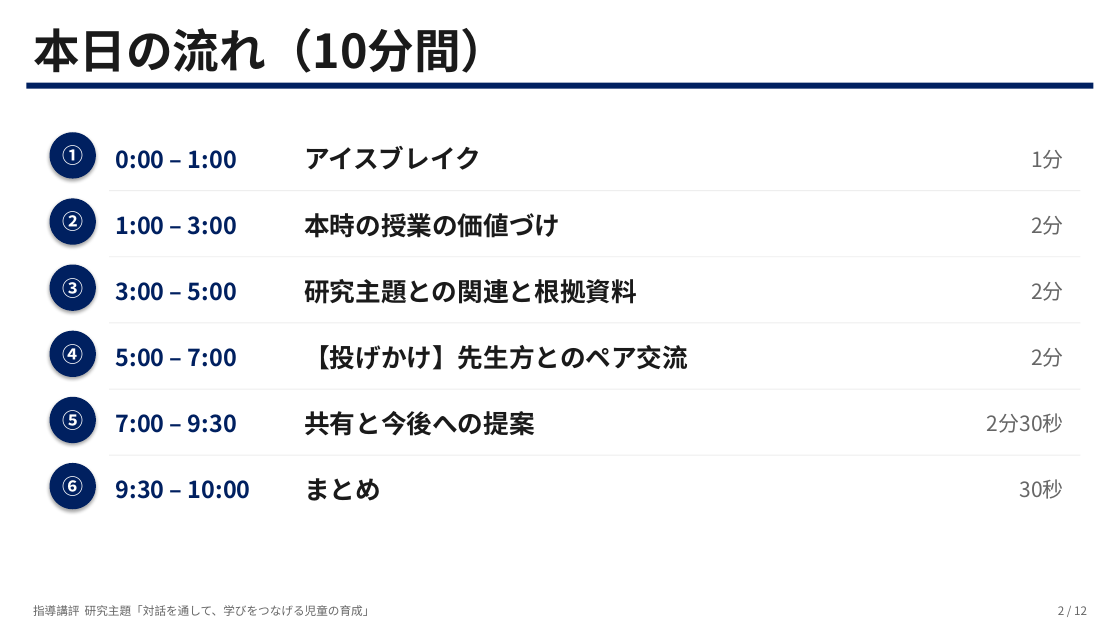
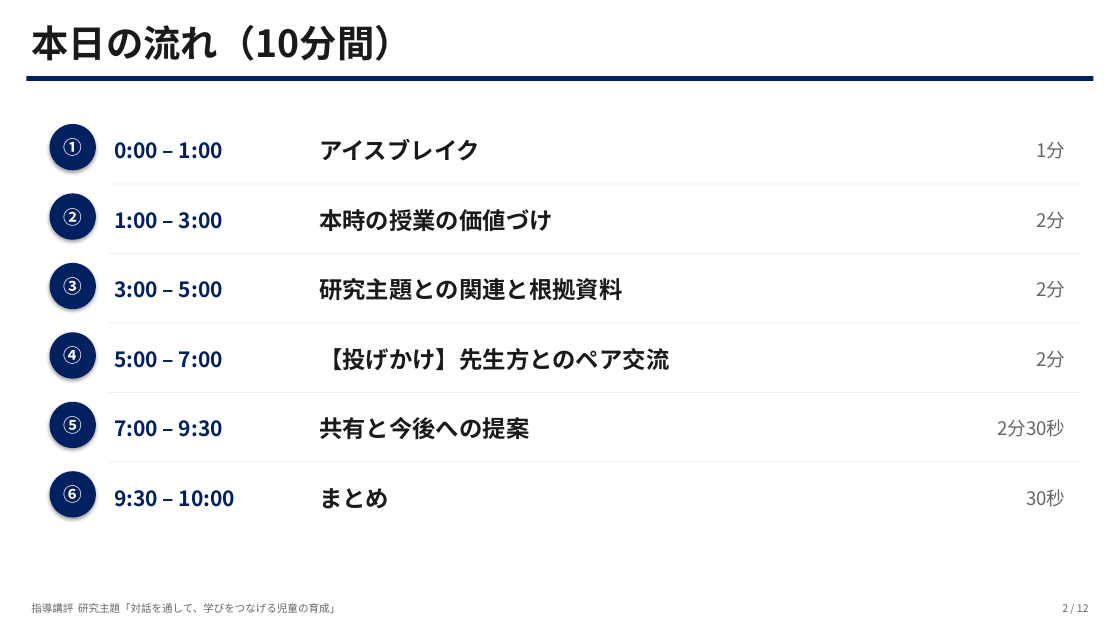
Before and after one commit to contynet730-star/con30, a slide deck: slide 2 of 指導講評_対話を通して学びをつなげる児童.pptx. Drawn at 1120x630 pixels with LibreOffice and Linux fonts; fonts in the diff are those of the drawing. Boxes give left, top, right and bottom in pixels: in the first picture for what was removed or moved away, otherwise in the second. Text is boxed around its words. In the diff, an @@ line names an element or a change of style, - is before the commit and + after.

```diff
--- a/指導講評_対話を通して学びをつなげる児童.pptx
+++ b/指導講評_対話を通して学びをつなげる児童.pptx
@@ text "本日の流れ（10分間）" at (x1=31, y1=25, x2=411, y2=61): size 40 to 32 pt @@
@@ 2 rectangles, 1 ellipse moved together from (x1=26, y1=82, x2=1093, y2=245) to (x1=26, y1=76, x2=1093, y2=239) @@
@@ text "0:00 – 1:00" moved from (x1=116, y1=150, x2=237, y2=169) to (x1=114, y1=142, x2=223, y2=159) @@
@@ text "アイスブレイク" moved from (x1=304, y1=146, x2=481, y2=170) to (x1=319, y1=139, x2=480, y2=161) @@
@@ text "1分" moved from (x1=1031, y1=150, x2=1064, y2=169) to (x1=1037, y1=142, x2=1066, y2=159) @@
@@ text "①" moved from (x1=62, y1=145, x2=83, y2=165) to (x1=63, y1=138, x2=82, y2=156) @@
@@ ellipse moved from (x1=50, y1=132, x2=96, y2=178) to (x1=50, y1=124, x2=96, y2=171) @@
@@ text "本時の授業の価値づけ" moved from (x1=304, y1=213, x2=560, y2=238) to (x1=319, y1=209, x2=553, y2=231) @@
@@ text "研究主題との関連と根拠資料" moved from (x1=304, y1=279, x2=637, y2=304) to (x1=319, y1=278, x2=623, y2=300) @@
@@ text "【投げかけ】先生方とのペア交流" moved from (x1=304, y1=345, x2=688, y2=370) to (x1=319, y1=348, x2=669, y2=370) @@
@@ ellipse moved from (x1=50, y1=397, x2=96, y2=443) to (x1=50, y1=402, x2=96, y2=448) @@
@@ text "共有と今後への提案" moved from (x1=304, y1=411, x2=535, y2=436) to (x1=319, y1=417, x2=529, y2=439) @@
@@ text "⑥" moved from (x1=62, y1=476, x2=83, y2=496) to (x1=63, y1=485, x2=82, y2=503) @@
@@ ellipse moved from (x1=50, y1=463, x2=96, y2=509) to (x1=50, y1=471, x2=96, y2=518) @@
@@ size 20 to 18 pt in 6 elements at (x1=114, y1=281, x2=223, y2=298), (x1=114, y1=351, x2=223, y2=368), (x1=114, y1=212, x2=223, y2=229), (x1=114, y1=420, x2=223, y2=437), (x1=114, y1=142, x2=223, y2=159), (x1=114, y1=490, x2=235, y2=507) @@
@@ text "9:30 – 10:00" moved from (x1=116, y1=480, x2=251, y2=499) to (x1=114, y1=490, x2=235, y2=507) @@
@@ size 22 to 20 pt in 6 elements at (x1=319, y1=278, x2=623, y2=300), (x1=319, y1=348, x2=669, y2=370), (x1=319, y1=209, x2=553, y2=231), (x1=319, y1=417, x2=529, y2=439), (x1=319, y1=139, x2=480, y2=161), (x1=319, y1=488, x2=389, y2=509) @@
@@ text "まとめ" moved from (x1=304, y1=478, x2=381, y2=501) to (x1=319, y1=488, x2=389, y2=509) @@
@@ size 18 to 16 pt in 12 elements at (x1=63, y1=277, x2=82, y2=295), (x1=63, y1=346, x2=82, y2=364), (x1=1037, y1=351, x2=1066, y2=368), (x1=1037, y1=281, x2=1066, y2=298), (x1=63, y1=208, x2=82, y2=226), (x1=63, y1=416, x2=82, y2=434), (x1=1037, y1=212, x2=1066, y2=229), (x1=997, y1=419, x2=1065, y2=437), (x1=63, y1=138, x2=82, y2=156), (x1=63, y1=485, x2=82, y2=503), (x1=1037, y1=142, x2=1066, y2=159), (x1=1026, y1=489, x2=1065, y2=507) @@
@@ text "30秒" moved from (x1=1019, y1=479, x2=1063, y2=499) to (x1=1026, y1=489, x2=1065, y2=507) @@
@@ text "指導講評 研究主題「対話を通して、学びをつなげる児童の育成」" at (x1=31, y1=603, x2=340, y2=613): size 10 to 9 pt @@
@@ text "2 / 12" at (x1=1062, y1=604, x2=1089, y2=612): size 10 to 9 pt @@
```
Also in this commit, not shown: 11 other slides changed.
